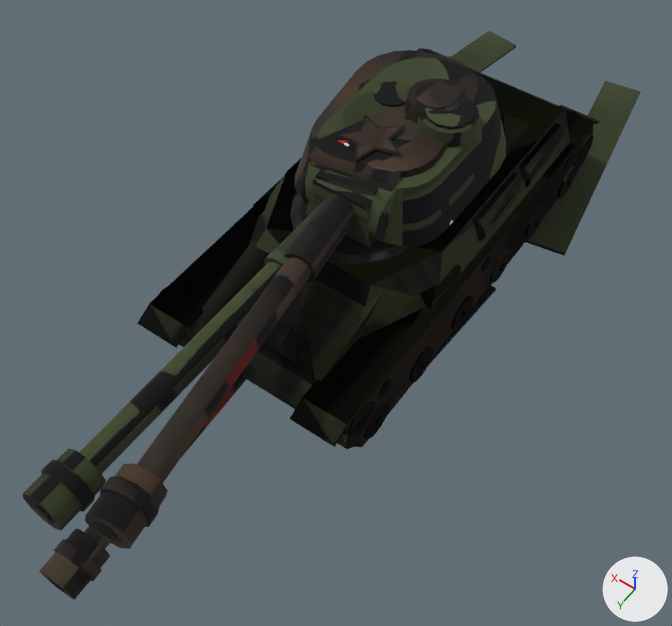
The glTF model public/models/is2.glb: old version first, new version second.
Camera for both pictures: a 50 mm camera at (-4.74, 7.96, 10.39) aimed at (0.1, 1.18, -0.27). The lights are fixed; the arrows at lower right show +X, +Y and +Z. The first picture is the older version. Vertices at exactly the same position are counted once.

In view in the first picture: 'hull_blown', 'hull_trackL', 'hull_trackR', 'turret_blown', 'turret_ko', 'turret_ok' and 1 more.
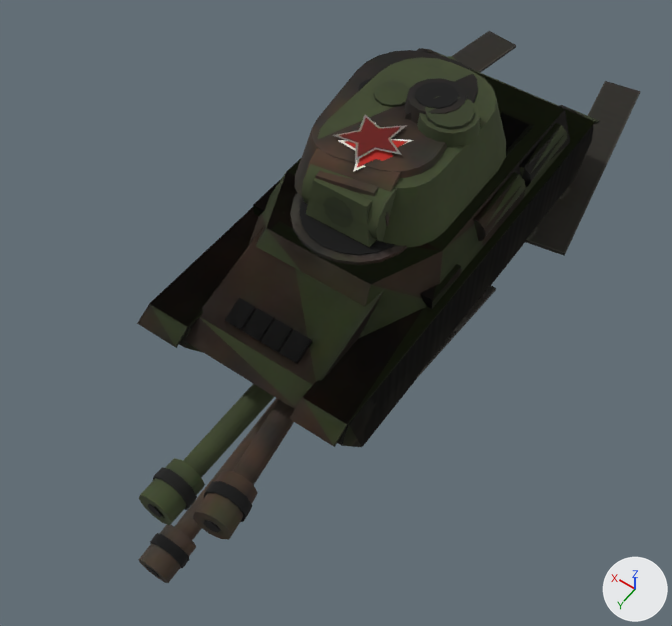
Location of each change, [x1, y1, x2, y2] in pixels of the pictures (672 x 626 px):
'hull_blown', reshaped
    before: [137, 49, 600, 449]
    after: [137, 49, 600, 447]
'turret_ok', reshaped (57% narrower, 59% shorter)
    before: [23, 56, 506, 531]
    after: [301, 56, 506, 248]
'turret_ko', reshaped (53% narrower, 64% shorter)
    before: [85, 48, 478, 549]
    after: [294, 48, 478, 227]
'gun_ok', added (green)
    after: [139, 384, 274, 525]
'gun_ko', added
    after: [193, 400, 295, 540]
'turret_blown', reshaped (not visible afterwards)
    before: [39, 375, 246, 600]
'gun_blown', added
    after: [139, 398, 279, 583]
part 1 of me_is2_hull_005, deleted (mostly hidden)
    before: [158, 134, 594, 449]
part 2 of me_is2_hull_005, surface changed
    both: [137, 49, 595, 447]
part 3 of me_is2_hull_007, deleted (mostly hidden)
    before: [339, 134, 593, 449]
part 4 of me_is2_hull_007, surface changed
    before: [179, 81, 641, 367]
    after: [179, 81, 641, 378]
part 5 of me_is2_hull_009, surface changed
    both: [150, 31, 599, 447]
part 6 of me_is2_turret_005, deleted
    before: [51, 375, 246, 594]
part 7 of me_is2_turret_005, deleted
    before: [39, 528, 110, 600]
part 8 of me_is2_turret_005, deleted
    before: [54, 539, 102, 581]
part 9 of me_is2_turret_003, deleted
    before: [94, 257, 311, 542]
part 10 of me_is2_turret_003, deleted
    before: [85, 463, 168, 549]
part 11 of me_is2_turret_003, deleted
    before: [284, 194, 356, 282]
part 12 of me_is2_turret_003, deleted
    before: [100, 476, 159, 527]
part 13 of me_is2_turret_003, deleted
    before: [98, 525, 117, 540]
part 14 of me_is2_turret_003, surface changed
    both: [294, 53, 478, 227]
part 15 of me_is2_turret_001, deleted
    before: [263, 200, 325, 266]
part 16 of me_is2_turret_001, deleted
    before: [41, 460, 95, 512]
part 17 of me_is2_turret_001, deleted
    before: [30, 262, 282, 523]
part 18 of me_is2_turret_001, deleted
    before: [23, 448, 106, 531]
part 19 of me_is2_turret_001, deleted
    before: [33, 505, 50, 521]
part 20 of me_is2_turret_001, surface changed (lighter)
    both: [301, 58, 506, 248]

Patch to the scene script:
```diff
--- a/public/models/is2.glb.py
+++ b/public/models/is2.glb.py
@@ me_is2_hull_005 @@
-me_is2_hull_005.from_pydata(...)  # 1174 vertices, 2068 faces; spans x -1.62..1.62, y -3.5..3.54, z 0.0..1.71
+me_is2_hull_005.from_pydata(...)  # 422 vertices, 708 faces; spans x -1.55..1.55, y -3.5..3.54, z 0.0..1.71
+# me_is2_hull_005 part 1: 36 loose pieces with 752 vertices, spanning x -1.62..1.62, y -3.35..3.35, z 0.02..1.02, are deleted
+# me_is2_hull_005 part 2: 706 kept faces spanning x -1.55..1.55, y -3.5..3.54, z 0.0..1.71 get new texture (UV) coordinates
 me_is2_hull_005.materials.append(mat_hull_blown)
@@ me_is2_hull_007 @@
-me_is2_hull_007.from_pydata(...)  # 1090 vertices, 1908 faces; spans x -2.15..1.62, y -5.63..3.54, z 0.0..1.71
+me_is2_hull_007.from_pydata(...)  # 338 vertices, 548 faces; spans x -2.15..1.55, y -5.63..3.54, z 0.0..1.71
+# me_is2_hull_007 part 3: 36 loose pieces with 752 vertices, spanning x -1.62..1.62, y -3.35..3.35, z 0.02..1.02, are deleted
+# me_is2_hull_007 part 4: 548 kept faces spanning x -2.15..1.55, y -5.63..3.54, z 0.0..1.71 get new texture (UV) coordinates
 me_is2_hull_007.materials.append(mat_hull_trackl)
@@ me_is2_hull_009 @@
-me_is2_hull_009.from_pydata(...)  # 1090 vertices, 1908 faces; spans x -1.62..2.15, y -5.63..3.54, z 0.0..1.71
+me_is2_hull_009.from_pydata(...)  # 338 vertices, 548 faces; spans x -1.55..2.15, y -5.63..3.54, z 0.0..1.71
+# me_is2_hull_009 part 5: 548 kept faces spanning x -1.55..2.15, y -5.63..3.54, z 0.0..1.71 get new texture (UV) coordinates
+# edits to the shape of me_is2_hull_009 do not show in these pictures
 me_is2_hull_009.materials.append(mat_hull_trackr)
@@ me_is2_turret_005 @@
-me_is2_turret_005.from_pydata(...)  # 354 vertices, 624 faces; spans x -0.73..1.44, y -1.85..6.47, z -0.34..1.3
+me_is2_turret_005.from_pydata(...)  # 258 vertices, 452 faces; spans x -0.73..1.44, y -1.85..1.45, z -0.2..1.3
+# me_is2_turret_005 part 6: the loose piece of 20 vertices spanning x 0.16..0.58, y 1.35..6.46, z -0.23..0.54 is deleted
+# me_is2_turret_005 part 7: the loose piece of 20 vertices spanning x 0.06..0.58, y 5.81..6.47, z -0.33..0.24 is deleted
+# me_is2_turret_005 part 8: the loose piece of 20 vertices spanning x 0.03..0.61, y 5.99..6.19, z -0.34..0.26 is deleted
+# other edits to the shape of me_is2_turret_005 do not show in these pictures
 me_is2_turret_005.materials.append(mat_turret_blown)
@@ me_is2_turret_003 @@
-me_is2_turret_003.from_pydata(...)  # 354 vertices, 624 faces; spans x -1.05..1.38, y -2.06..6.17, z 1.48..2.62
+me_is2_turret_003.from_pydata(...)  # 258 vertices, 452 faces; spans x -1.0..1.38, y -2.06..1.28, z 1.48..2.62
+# me_is2_turret_003 part 9: the loose piece of 20 vertices spanning x -0.95..0.17, y 1.07..6.15, z 1.84..2.35 is deleted
+# me_is2_turret_003 part 10: the loose piece of 20 vertices spanning x -1.05..-0.44, y 5.48..6.17, z 1.92..2.45 is deleted
+# me_is2_turret_003 part 11: the loose piece of 20 vertices spanning x -0.43..0.22, y 1.06..2.41, z 1.79..2.28 is deleted
+# me_is2_turret_003 part 12: the loose piece of 20 vertices spanning x -1.04..-0.43, y 5.65..5.9, z 1.89..2.47 is deleted
+# me_is2_turret_003 part 13: the loose piece of 16 vertices spanning x -0.9..-0.68, y 6.09..6.16, z 2.08..2.31 is deleted
+# me_is2_turret_003 part 14: 450 kept faces spanning x -1.0..1.38, y -2.06..1.28, z 1.48..2.62 get new texture (UV) coordinates
 me_is2_turret_003.materials.append(mat_turret_ko)
@@ me_is2_turret_001 @@
-me_is2_turret_001.from_pydata(...)  # 306 vertices, 536 faces; spans x -1.1..1.1, y -2.03..6.31, z 1.55..2.6
+me_is2_turret_001.from_pydata(...)  # 210 vertices, 364 faces; spans x -1.1..1.1, y -2.03..1.3, z 1.55..2.6
+# me_is2_turret_001 part 15: the loose piece of 20 vertices spanning x -0.23..0.23, y 1.2..2.5, z 1.73..2.17 is deleted
+# me_is2_turret_001 part 16: the loose piece of 20 vertices spanning x -0.3..0.3, y 5.87..6.02, z 1.67..2.23 is deleted
+# me_is2_turret_001 part 17: the loose piece of 20 vertices spanning x -0.18..0.18, y 1.2..6.3, z 1.78..2.12 is deleted
+# me_is2_turret_001 part 18: the loose piece of 20 vertices spanning x -0.26..0.26, y 5.68..6.3, z 1.7..2.2 is deleted
+# me_is2_turret_001 part 19: the loose piece of 16 vertices spanning x -0.11..0.11, y 6.28..6.31, z 1.84..2.06 is deleted
+# me_is2_turret_001 part 20: 364 kept faces spanning x -1.1..1.1, y -2.03..1.3, z 1.55..2.6 get new texture (UV) coordinates
 me_is2_turret_001.materials.append(mat_turret_ok)
@@ ob_gun_ok @@
+ob_gun_ok = bpy.data.objects.new('gun_ok', me_is2_turret_gun_001)  # 96 vertices, 172 faces; spans x -0.3..0.3, y 0.0..5.11, z -0.28..0.28; in mat_gun_ok (picture img_gun_ok)
+ob_gun_ok.location = (0.0, 0.0, 0.0)
@@ ob_gun_ko @@
+ob_gun_ko = bpy.data.objects.new('gun_ko', me_is2_turret_gun_003)  # 96 vertices, 172 faces; spans x -1.05..0.22, y -0.14..4.97, z -0.16..0.52; in mat_gun_ko (picture img_gun_ko)
+ob_gun_ko.location = (0.0, 0.0, 0.0)
@@ ob_gun_blown @@
+ob_gun_blown = bpy.data.objects.new('gun_blown', me_is2_turret_gun_005)  # 96 vertices, 172 faces; spans x 0.03..0.64, y 0.15..5.27, z -2.29..-1.36; in mat_gun_blown (picture img_gun_blown)
+ob_gun_blown.location = (0.0, 0.0, 0.0)
```
